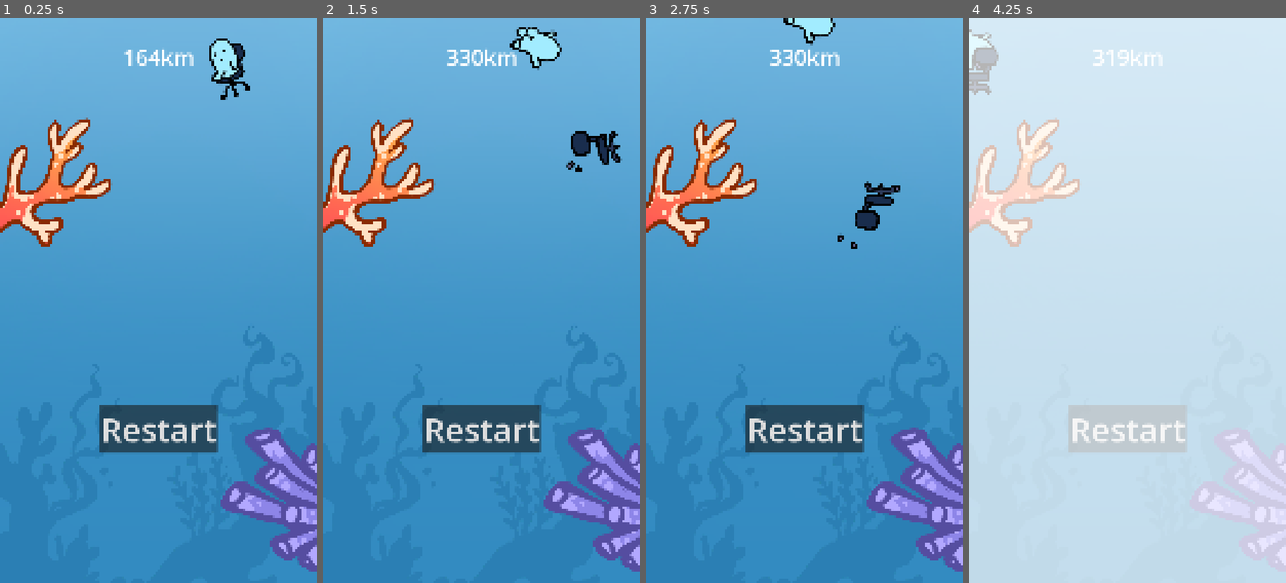
Above: before the commit, frames 1-4 (left to right).
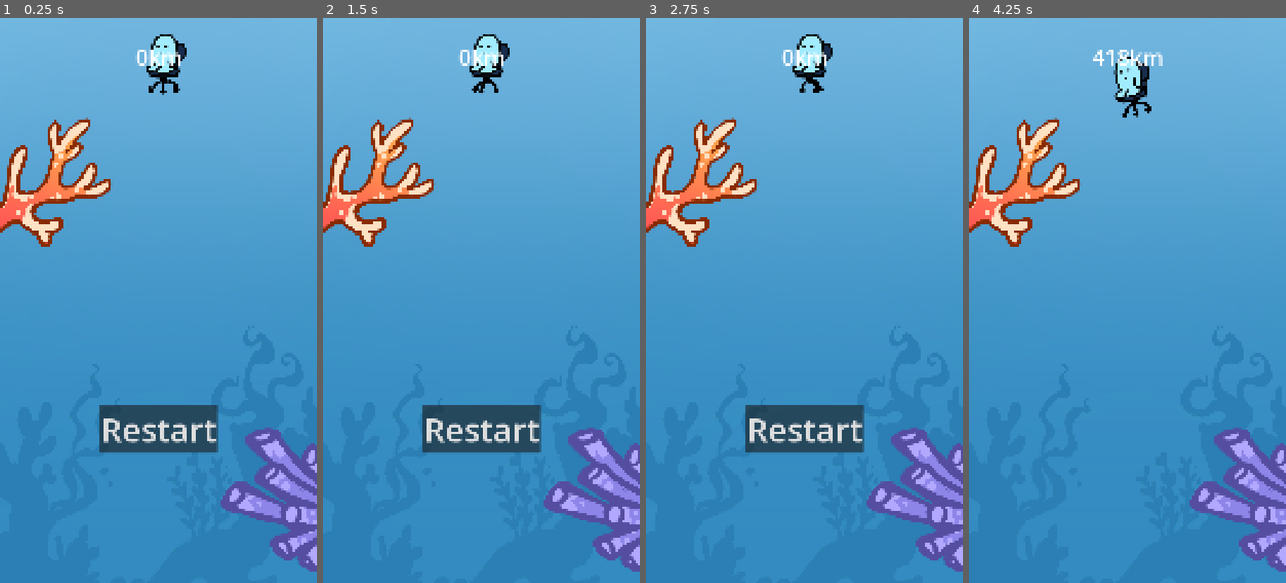
Above: after the commit, the same moments.

Repository: izzqz/to-the-core
Game: Godot game, scene res://main.tscn
The game is run twice, just before and just after one commit, with the same random seed, the same clock (stepped at 60 frames per second) and the same inputs.
Inputs:
- Up to frame 1 (0.25 s): no input
- Up to frame 2 (1.5 s): click "Restart" at 0.5 s; click "Restart" at 1.25 s
- Up to frame 3 (2.75 s): click "Restart" at 2 s
- Up to frame 4 (4.25 s): hold Space (flap) 2.78-3.53 s; tap Space (flap) at 3.6, 3.77, 4.07 s

The runs differ from the first frame. In frame 1, 1.8% of the frame differs, in the area x 39-79%, y 2-15%; in frame 2, 2.3%; in frame 3, 2.0%; in frame 4, 100%, in the area x 0-100%, y 0-100%.

Commit message:
Something

Diff:
--- a/scenes/overlay.tscn
+++ b/scenes/overlay.tscn
@@ -143,3 +143,5 @@
 libraries = {
 &"": SubResource("AnimationLibrary_r2eog")
 }
+
+[connection signal="pressed" from="Score/CenterContainer2/Restart_Button" to="." method="_on_restart_button_pressed"]
--- a/scripts/game.gd
+++ b/scripts/game.gd
@@ -2,10 +2,14 @@
 
 @onready var start_position = $Player.position
 
+func _ready() -> void:
+	Global.restart_game.connect(func():
+		$Player.restart()
+	)
+
 func _input(event: InputEvent) -> void:
 	if event.is_action_pressed("debug_restart"):
 		$Player.position = start_position
-		$Player.is_alive = false
 		$Player.restart()
 
 	if event.is_action_pressed("debug_stop"):
--- a/scripts/global.gd
+++ b/scripts/global.gd
@@ -3,6 +3,8 @@
 var score := 0.0
 signal score_changed(new_score: float)
 signal flash_fx
+signal restart_game
+signal game_over
 
 var junk: Array[Node] = []
 
--- a/scripts/overlay.gd
+++ b/scripts/overlay.gd
@@ -1,11 +1,19 @@
 extends Control
 
-@onready var score_label := $Score/CenterContainer/Score
+@onready var score_label: Label = $Score/CenterContainer/Score
+@onready var restart_button: Button = $Score/CenterContainer2/Restart_Button
+
+var is_death_screen = true
 
 func _ready() -> void:
 	Global.score_changed.connect(_on_score_changed)
 	Global.flash_fx.connect(play_flash_fx)
+	Global.game_over.connect(_on_game_over)
 	set_score(Global.score)
+
+func _input(event: InputEvent) -> void:
+	if (event.is_action_pressed("flap") and is_death_screen):
+		_on_restart_button_pressed()
 
 func _on_score_changed(new_score: float) -> void:
 	set_score(new_score)
@@ -16,3 +24,12 @@
 
 func play_flash_fx() -> void:
 	$AnimationPlayer.play("flash")
+
+func _on_restart_button_pressed() -> void:
+	Global.restart_game.emit()
+	is_death_screen = false
+	restart_button.hide()
+
+func _on_game_over() -> void:
+	restart_button.show()
+	is_death_screen = true
--- a/scripts/player.gd
+++ b/scripts/player.gd
@@ -8,7 +8,7 @@
 @export var MAX_VELOCITY: float = 1800 # Maximum velocity in either direction
 @export var MIN_VELOCITY: float = 200   # Minimum velocity after direction change
 
-@export var velocity_increase_rate: float = 4.0   # How quickly velocity increases when moving in that direction
+@export var velocity_increase_rate: float = 5.0   # How quickly velocity increases when moving in that direction
 @export var velocity_decrease_rate: float = 2.0   # How quickly velocity decreases for the opposite direction
 
 var target_direction: int = 1        # Target direction (1 for right, -1 for left)
@@ -20,8 +20,10 @@
 
 @onready var colision_shape: CollisionShape2D = $CollisionShape2D
 @onready var is_alive = true
+@onready var is_frozen = true
 @onready var viewport_rect = get_viewport_rect()
 @onready var death_fx_scene = preload('res://scenes/stool_fx.tscn')
+@onready var start_position = self.position
 
 func _ready() -> void:
 	$Alive_Animation.show()
@@ -34,6 +36,8 @@
 		# Handle dead player movement
 		handle_death_movement(delta)
 		return
+
+	if is_frozen: return
 
 	# Apply gravity to vertical velocity with MAX_FALL_SPEED limit
 	velocity.y += gravity * delta
@@ -104,7 +108,7 @@
 
 func check_boundaries() -> void:
 	if is_alive:
-		var screen_margin = 5
+		var screen_margin = 100
 
 		# Check if player is too far off screen
 		if (position.x > viewport_rect.size.x + screen_margin or
@@ -120,13 +124,18 @@
 			current_left_velocity = MIN_VELOCITY
 		if not is_alive:
 			restart()
+		if is_frozen:
+			is_frozen = false
 
 func restart() -> void:
 	current_direction = 1
+	target_direction = -1
 	current_left_velocity = 0
-	current_right_velocity = MIN_VELOCITY
+	current_right_velocity = 0
 	is_alive = true
+	is_frozen = true
 	death_time = 0.0
+	self.position = start_position
 	Global.reset_score()
 	Global.cleanup()
 	$Alive_Animation.show()
@@ -144,7 +153,7 @@
 	death_fx.global_position = global_position
 	Global.junk_put(death_fx)
 	Global.flash_fx.emit()
-	print("Game Over!")
+	Global.game_over.emit()
 
 func _on_colision_detector_area_entered(area: Area2D) -> void:
 	print(area)
